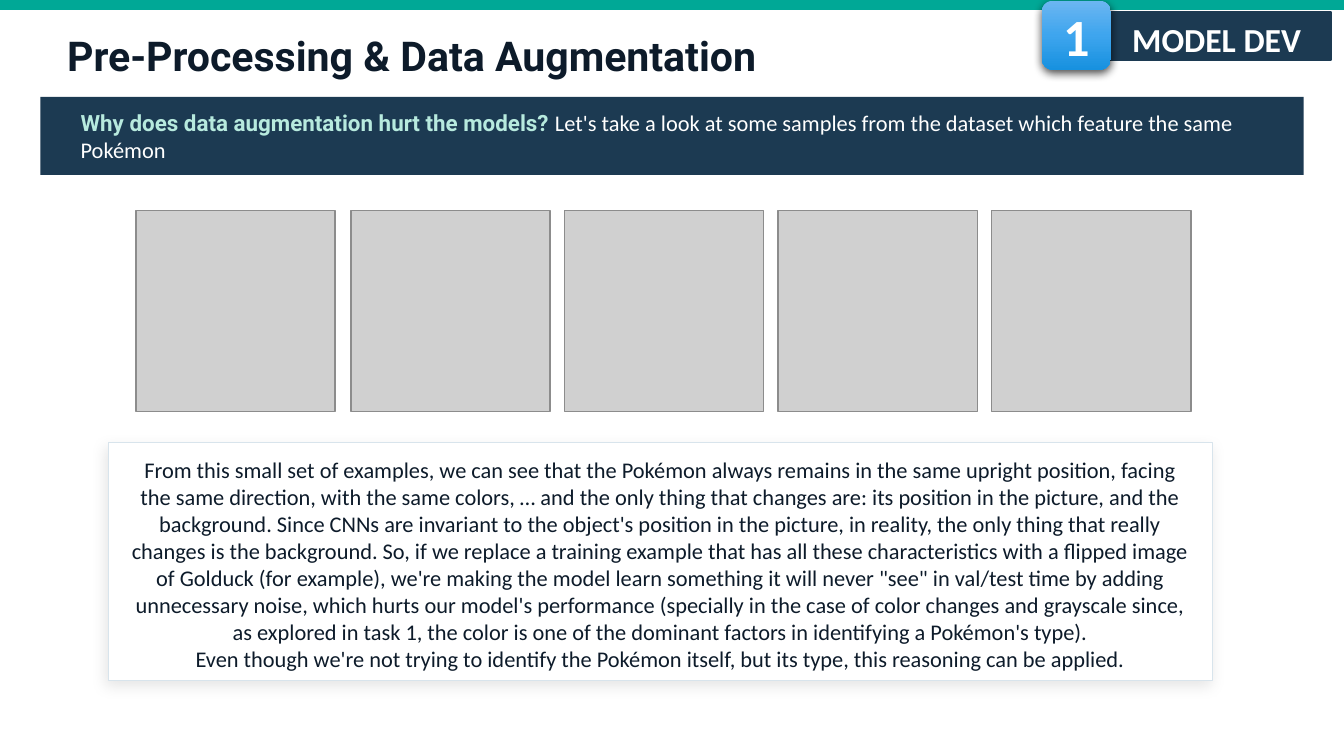
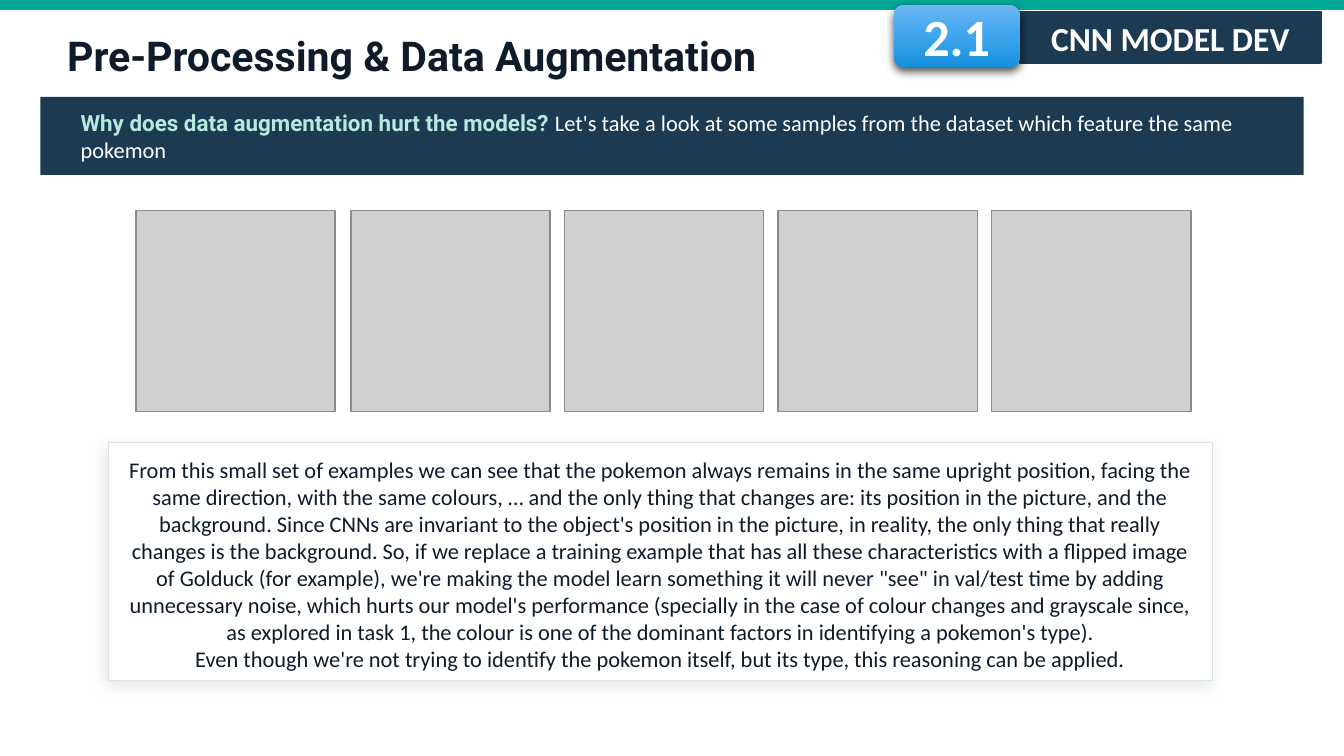
Before and after one commit to fmssilva/DL_Proj, a slide deck: slide 10 of assignment_1/task2/Task2_report.pptx. Drawn at 1344x756 pixels with LibreOffice and Linux fonts; fonts in the diff are those of the drawing; grey boxes stand for pictures; background and template pictures are left out. Boxes give left, top, right and bottom in pixels: in the first picture for what was removed or moved away, otherwise in the second. Text is boxed around its words. In the diff, an @@ line names an element or a change of style, - is before the commit and + after.

```diff
--- a/assignment_1/task2/Task2_report.pptx
+++ b/assignment_1/task2/Task2_report.pptx
@@ rounded rectangle "2.1": place and size @@
-rounded rectangle "2.1" at box(1042, 0, 1110, 69)
+rounded rectangle "2.1" at box(894, 5, 1020, 67)
@@ text in rounded rectangle at box(923, 21, 990, 69): text changed @@
-1
+2.1
@@ rectangle "CNN MODEL DEV": place and size @@
-rectangle "CNN MODEL DEV" at box(1102, 12, 1331, 60)
+rectangle "CNN MODEL DEV" at box(1020, 12, 1321, 63)
@@ text in rectangle at box(1051, 29, 1289, 52): text changed @@
-MODEL DEV
+CNN MODEL DEV
@@ text at box(81, 114, 1232, 162): text changed @@
-Why does data augmentation hurt the models? Let's take a look at some samples from the dataset which feature the same Pokémon
+Why does data augmentation hurt the models? Let's take a look at some samples from the dataset which feature the same pokemon
@@ text at box(129, 462, 1190, 671): text changed @@
-From this small set of examples, we can see that the Pokémon always remains in the same upright position, facing the same direction, with the same colors, … and the only thing that changes are: its position in the picture, and the background. Since CNNs are invariant to the object's position in the picture, in reality, the only thing that really changes is the background. So, if we replace a training example that has all these characteristics with a flipped image of Golduck (for example), we're making the model learn something it will never "see" in val/test time by adding unnecessary noise, which hurts our model's performance (specially in the case of color changes and grayscale since, as explored in task 1, the color is one of the dominant factors in identifying a Pokémon's type).
-Even though we're not trying to identify the Pokémon itself, but its type, this reasoning can be applied.
+From this small set of examples we can see that the pokemon always remains in the same upright position, facing the same direction, with the same colours, … and the only thing that changes are: its position in the picture, and the background. Since CNNs are invariant to the object's position in the picture, in reality, the only thing that really changes is the background. So, if we replace a training example that has all these characteristics with a flipped image of Golduck (for example), we're making the model learn something it will never "see" in val/test time by adding unnecessary noise, which hurts our model's performance (specially in the case of colour changes and grayscale since, as explored in task 1, the colour is one of the dominant factors in identifying a pokemon's type).
+Even though we're not trying to identify the pokemon itself, but its type, this reasoning can be applied.
```
Also in this commit, not shown: 26 other slides changed, 1 other file.
